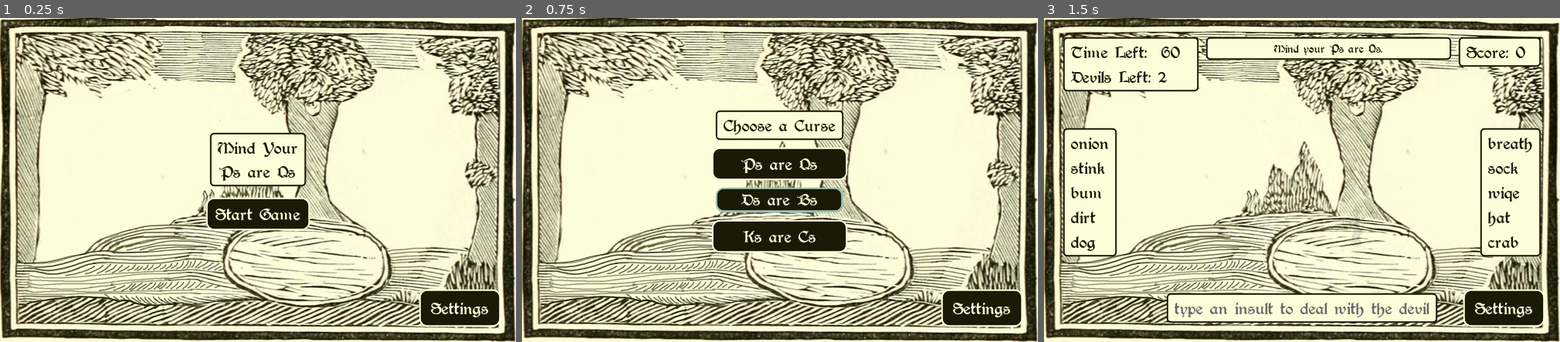
Above: before the commit, frames 1-3 (left to right).
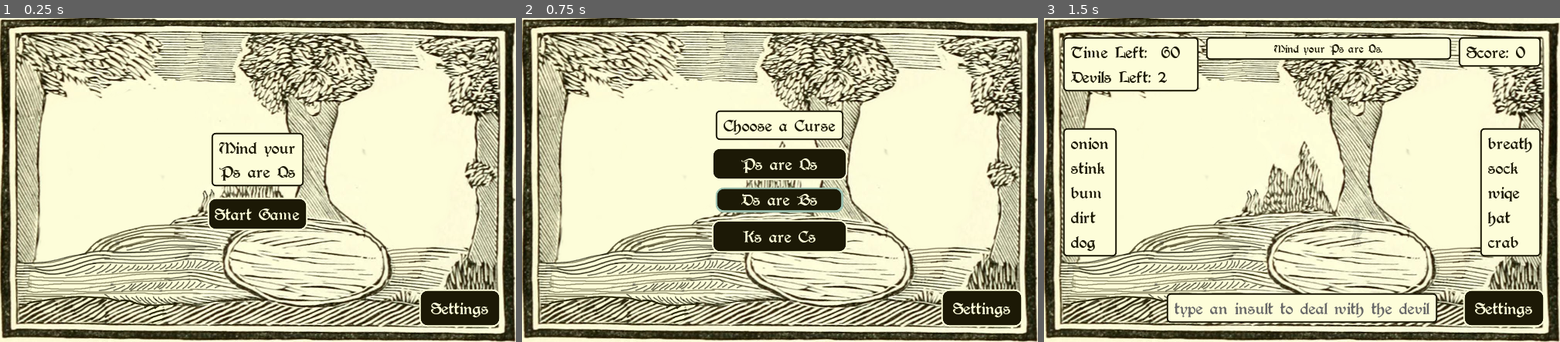
Above: after the commit, the same moments.

Repository: hoodscott/psareqs
Game: Godot game, scene res://scenes/Game.tscn
The game is run twice, just before and just after one commit, with the same random seed, the same clock (stepped at 60 frames per second) and the same inputs. Sound files missing from this copy of the repository are replaced by a short silence.
Inputs:
- Up to frame 1 (0.25 s): no input
- Up to frame 2 (0.75 s): click "Start Game" at 0.5 s
- Up to frame 3 (1.5 s): click "Ps are Qs" at 1.25 s

The runs differ from the first frame. In frame 1, 1.0% of the frame differs, in the area x 39-61%, y 35-66%; in frame 2, nothing differs; in frame 3, nothing differs.

Commit message:
Adds how to play and control help in-game

Diff:
--- a/project.godot
+++ b/project.godot
@@ -42,6 +42,10 @@
 run/main_scene="res://scenes/Game.tscn"
 config/icon="res://icon.png"
 
+[audio]
+
+default_bus_layout="res://scenes/default_bus_layout.tres"
+
 [display]
 
 window/size/width=668
@@ -67,4 +71,4 @@
 
 [rendering]
 
-environment/default_environment="res://default_env.tres"
+environment/default_environment="res://scenes/default_env.tres"
--- a/default_bus_layout.tres
+++ b/scenes/default_bus_layout.tres
@@ -5,7 +5,7 @@
 bus/1/solo = false
 bus/1/mute = false
 bus/1/bypass_fx = false
-bus/1/volume_db = -8.00903
+bus/1/volume_db = -5.04224
 bus/1/send = "Master"
 bus/2/name = "Sounds"
 bus/2/solo = false
--- a/scenes/ui/UI.gd
+++ b/scenes/ui/UI.gd
@@ -43,6 +43,9 @@
 onready var _SoundSlider := $GameMargin/SettingsContainer/Panel/Row/SoundContainer/VBoxContainer/SoundVolumeSlider
 onready var _SettingsButton := $GameMargin/SettingOpener/SettingsButton
 
+onready var _Help := $GameMargin/HelpContainer
+onready var _HelpCloseButton := $GameMargin/HelpContainer/VBoxContainer/HBoxContainer3/HelpCloseButton
+
 onready var _Animations := $AnimationPlayer
 onready var _GameTimer := $Timer
 
@@ -54,6 +57,7 @@
   _GameContainer.hide()
   _CurseChooser.hide()
   _Settings.hide()
+  _Help.hide()
   _StartContainer.show()
 
 
@@ -266,3 +270,17 @@
 
 func _on_MusicVolumeSlider_value_changed(value: float) -> void:
   AudioManager.change_music_bus(value)
+
+
+func _on_HelpCloseButton_pressed() -> void:
+  AudioManager.play_button_press()
+  _Help.hide()
+  _Settings.show()
+  _MusicSlider.grab_focus()
+
+
+func _on_HelpButton_pressed() -> void:
+  AudioManager.play_button_press()
+  _Settings.hide()
+  _Help.show()
+  _HelpCloseButton.grab_focus()
--- a/scenes/ui/UI.tscn
+++ b/scenes/ui/UI.tscn
@@ -333,7 +333,7 @@
 margin_top = 5.0
 margin_right = 120.0
 margin_bottom = 64.0
-text = "Mind Your
+text = "Mind your
 Ps are Qs"
 align = 1
 
@@ -408,31 +408,31 @@
 margin_bottom = 395.0
 
 [node name="Panel" type="PanelContainer" parent="GameMargin/SettingsContainer"]
-margin_left = 180.0
+margin_left = 161.0
 margin_top = 72.0
-margin_right = 437.0
+margin_right = 457.0
 margin_bottom = 298.0
 
 [node name="Row" type="VBoxContainer" parent="GameMargin/SettingsContainer/Panel"]
 margin_left = 10.0
 margin_top = 5.0
-margin_right = 247.0
+margin_right = 286.0
 margin_bottom = 221.0
 
 [node name="SettingsLabel" type="Label" parent="GameMargin/SettingsContainer/Panel/Row"]
-margin_right = 237.0
+margin_right = 276.0
 margin_bottom = 28.0
 text = "Settings"
 align = 1
 
 [node name="HSeparator" type="HSeparator" parent="GameMargin/SettingsContainer/Panel/Row"]
 margin_top = 32.0
-margin_right = 237.0
+margin_right = 276.0
 margin_bottom = 36.0
 
 [node name="MusicContainer" type="HBoxContainer" parent="GameMargin/SettingsContainer/Panel/Row"]
 margin_top = 40.0
-margin_right = 237.0
+margin_right = 276.0
 margin_bottom = 78.0
 
 [node name="Label" type="Label" parent="GameMargin/SettingsContainer/Panel/Row/MusicContainer"]
@@ -444,13 +444,14 @@
 
 [node name="VBoxContainer" type="VBoxContainer" parent="GameMargin/SettingsContainer/Panel/Row/MusicContainer"]
 margin_left = 64.0
-margin_right = 164.0
-margin_bottom = 38.0
+margin_right = 203.0
+margin_bottom = 38.0
+size_flags_horizontal = 3
 alignment = 1
 
 [node name="MusicVolumeSlider" type="HSlider" parent="GameMargin/SettingsContainer/Panel/Row/MusicContainer/VBoxContainer"]
 margin_top = 11.0
-margin_right = 100.0
+margin_right = 139.0
 margin_bottom = 27.0
 rect_min_size = Vector2( 100, 0 )
 max_value = 4.0
@@ -459,14 +460,14 @@
 ticks_on_borders = true
 
 [node name="MuteMusicButton" type="Button" parent="GameMargin/SettingsContainer/Panel/Row/MusicContainer"]
-margin_left = 168.0
-margin_right = 237.0
+margin_left = 207.0
+margin_right = 276.0
 margin_bottom = 38.0
 text = "Mute"
 
 [node name="SoundContainer" type="HBoxContainer" parent="GameMargin/SettingsContainer/Panel/Row"]
 margin_top = 82.0
-margin_right = 237.0
+margin_right = 276.0
 margin_bottom = 120.0
 
 [node name="Label" type="Label" parent="GameMargin/SettingsContainer/Panel/Row/SoundContainer"]
@@ -478,13 +479,14 @@
 
 [node name="VBoxContainer" type="VBoxContainer" parent="GameMargin/SettingsContainer/Panel/Row/SoundContainer"]
 margin_left = 64.0
-margin_right = 164.0
-margin_bottom = 38.0
+margin_right = 203.0
+margin_bottom = 38.0
+size_flags_horizontal = 3
 alignment = 1
 
 [node name="SoundVolumeSlider" type="HSlider" parent="GameMargin/SettingsContainer/Panel/Row/SoundContainer/VBoxContainer"]
 margin_top = 11.0
-margin_right = 100.0
+margin_right = 139.0
 margin_bottom = 27.0
 rect_min_size = Vector2( 100, 0 )
 max_value = 4.0
@@ -493,39 +495,52 @@
 ticks_on_borders = true
 
 [node name="MuteSoundButton" type="Button" parent="GameMargin/SettingsContainer/Panel/Row/SoundContainer"]
-margin_left = 168.0
-margin_right = 237.0
+margin_left = 207.0
+margin_right = 276.0
 margin_bottom = 38.0
 text = "Mute"
 
 [node name="FontContainer" type="HBoxContainer" parent="GameMargin/SettingsContainer/Panel/Row"]
 margin_top = 124.0
-margin_right = 237.0
+margin_right = 276.0
 margin_bottom = 166.0
 alignment = 1
 
 [node name="FontChange" type="CheckButton" parent="GameMargin/SettingsContainer/Panel/Row/FontContainer"]
-margin_left = 7.0
-margin_right = 229.0
+margin_left = 27.0
+margin_right = 249.0
 margin_bottom = 42.0
 text = "Alternate Font"
 
 [node name="HSeparator2" type="HSeparator" parent="GameMargin/SettingsContainer/Panel/Row"]
 margin_top = 170.0
-margin_right = 237.0
+margin_right = 276.0
 margin_bottom = 174.0
 
 [node name="CreditContainer" type="HBoxContainer" parent="GameMargin/SettingsContainer/Panel/Row"]
 margin_top = 178.0
-margin_right = 237.0
+margin_right = 276.0
 margin_bottom = 216.0
 alignment = 1
 
+[node name="HelpButton" type="Button" parent="GameMargin/SettingsContainer/Panel/Row/CreditContainer"]
+margin_right = 94.0
+margin_bottom = 38.0
+text = "Tutorial"
+
 [node name="CreditsButton" type="Button" parent="GameMargin/SettingsContainer/Panel/Row/CreditContainer"]
-margin_left = 76.0
-margin_right = 160.0
-margin_bottom = 38.0
+margin_left = 98.0
+margin_right = 182.0
+margin_bottom = 38.0
+disabled = true
 text = "Credits"
+
+[node name="RestartButton" type="Button" parent="GameMargin/SettingsContainer/Panel/Row/CreditContainer"]
+margin_left = 186.0
+margin_right = 276.0
+margin_bottom = 38.0
+disabled = true
+text = "Restart"
 
 [node name="SettingOpener" type="Control" parent="GameMargin"]
 margin_left = 25.0
@@ -553,6 +568,70 @@
 margin_bottom = 395.0
 mouse_filter = 2
 
+[node name="HelpContainer" type="PanelContainer" parent="GameMargin"]
+margin_left = 25.0
+margin_top = 25.0
+margin_right = 643.0
+margin_bottom = 395.0
+
+[node name="VBoxContainer" type="VBoxContainer" parent="GameMargin/HelpContainer"]
+margin_left = 10.0
+margin_top = 5.0
+margin_right = 608.0
+margin_bottom = 365.0
+
+[node name="HBoxContainer" type="HBoxContainer" parent="GameMargin/HelpContainer/VBoxContainer"]
+margin_right = 598.0
+margin_bottom = 36.0
+alignment = 1
+
+[node name="VBoxContainer" type="VBoxContainer" parent="GameMargin/HelpContainer/VBoxContainer/HBoxContainer"]
+margin_left = 193.0
+margin_right = 405.0
+margin_bottom = 36.0
+
+[node name="Label" type="Label" parent="GameMargin/HelpContainer/VBoxContainer/HBoxContainer/VBoxContainer"]
+margin_right = 212.0
+margin_bottom = 28.0
+text = "Mind your Ps and Qs"
+
+[node name="HSeparator" type="HSeparator" parent="GameMargin/HelpContainer/VBoxContainer/HBoxContainer/VBoxContainer"]
+margin_top = 32.0
+margin_right = 212.0
+margin_bottom = 36.0
+
+[node name="HBoxContainer2" type="HBoxContainer" parent="GameMargin/HelpContainer/VBoxContainer"]
+margin_top = 40.0
+margin_right = 598.0
+margin_bottom = 318.0
+size_flags_vertical = 3
+
+[node name="ScrollContainer" type="ScrollContainer" parent="GameMargin/HelpContainer/VBoxContainer/HBoxContainer2"]
+margin_right = 598.0
+margin_bottom = 278.0
+scroll_horizontal_enabled = false
+
+[node name="Label" type="Label" parent="GameMargin/HelpContainer/VBoxContainer/HBoxContainer2/ScrollContainer"]
+margin_right = 598.0
+margin_bottom = 276.0
+rect_min_size = Vector2( 598, 0 )
+text = "A portal has opened and demons are pouring through.  We need to curse them back to hell.  However, a cursed aura surrounds the portal and affects your ability to think clearly.  Can you deal with these demons?
+
+To play: Type two words (one from the left list and one from the right) to combine into an insult.  Be mindful of your current curses as they will affect the letters in the lists making them harder to read."
+autowrap = true
+
+[node name="HBoxContainer3" type="HBoxContainer" parent="GameMargin/HelpContainer/VBoxContainer"]
+margin_top = 322.0
+margin_right = 598.0
+margin_bottom = 360.0
+alignment = 2
+
+[node name="HelpCloseButton" type="Button" parent="GameMargin/HelpContainer/VBoxContainer/HBoxContainer3"]
+margin_left = 532.0
+margin_right = 598.0
+margin_bottom = 38.0
+text = "Close"
+
 [node name="Timer" type="Timer" parent="."]
 
 [node name="AnimationPlayer" type="AnimationPlayer" parent="."]
@@ -570,5 +649,7 @@
 [connection signal="value_changed" from="GameMargin/SettingsContainer/Panel/Row/SoundContainer/VBoxContainer/SoundVolumeSlider" to="." method="_on_SoundVolumeSlider_value_changed"]
 [connection signal="pressed" from="GameMargin/SettingsContainer/Panel/Row/SoundContainer/MuteSoundButton" to="." method="_on_MuteSoundButton_pressed"]
 [connection signal="toggled" from="GameMargin/SettingsContainer/Panel/Row/FontContainer/FontChange" to="." method="_on_FontChange_toggled"]
+[connection signal="pressed" from="GameMargin/SettingsContainer/Panel/Row/CreditContainer/HelpButton" to="." method="_on_HelpButton_pressed"]
 [connection signal="pressed" from="GameMargin/SettingOpener/SettingsButton" to="." method="_on_SettingsButton_pressed"]
+[connection signal="pressed" from="GameMargin/HelpContainer/VBoxContainer/HBoxContainer3/HelpCloseButton" to="." method="_on_HelpCloseButton_pressed"]
 [connection signal="timeout" from="Timer" to="." method="_on_Timer_timeout"]
--- a/scenes/ui/audio/AudioManager.gd
+++ b/scenes/ui/audio/AudioManager.gd
@@ -56,7 +56,7 @@
   if value == 0:
     AudioServer.set_bus_mute(music_bus, true)
   else:
-    value = -pow(2, 5 - value)
+    value = int(-pow(2, 5 - value))
     AudioServer.set_bus_mute(music_bus, false)
     AudioServer.set_bus_volume_db(music_bus, value)
 
Renamed: default_env.tres -> scenes/default_env.tres
